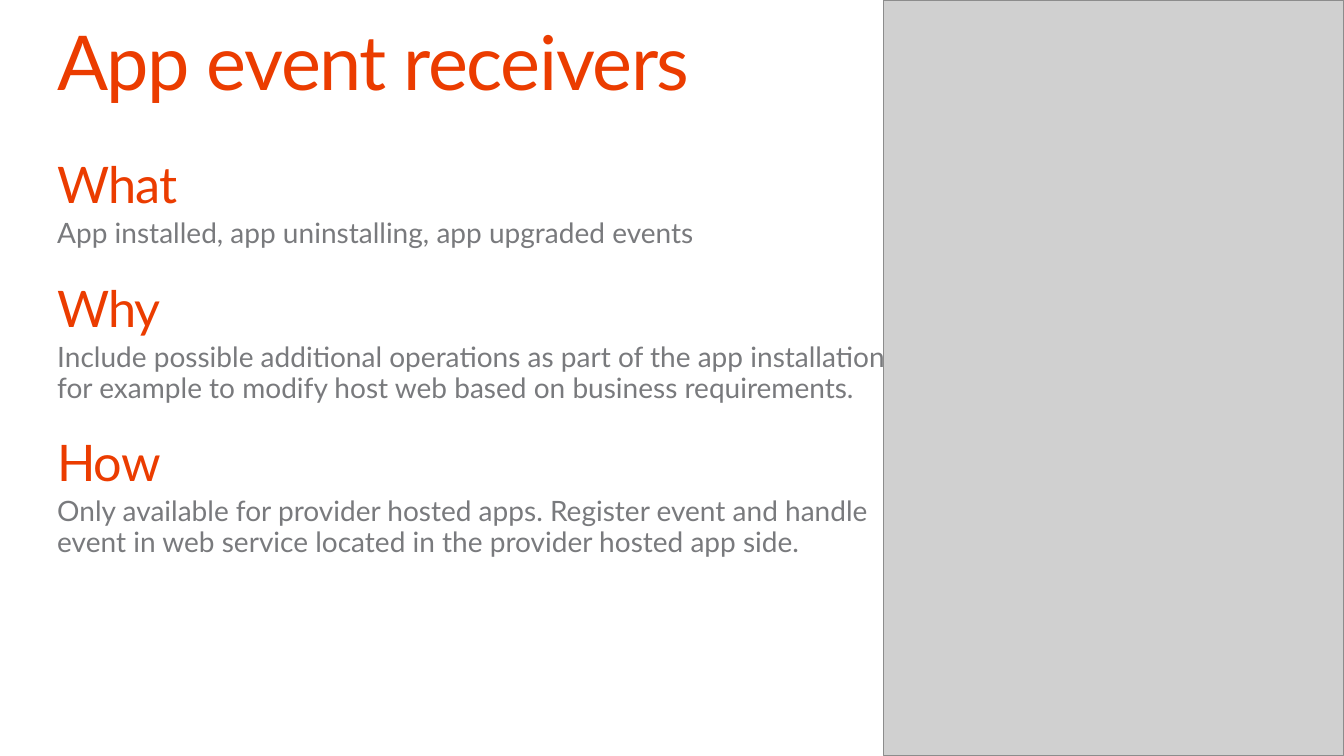
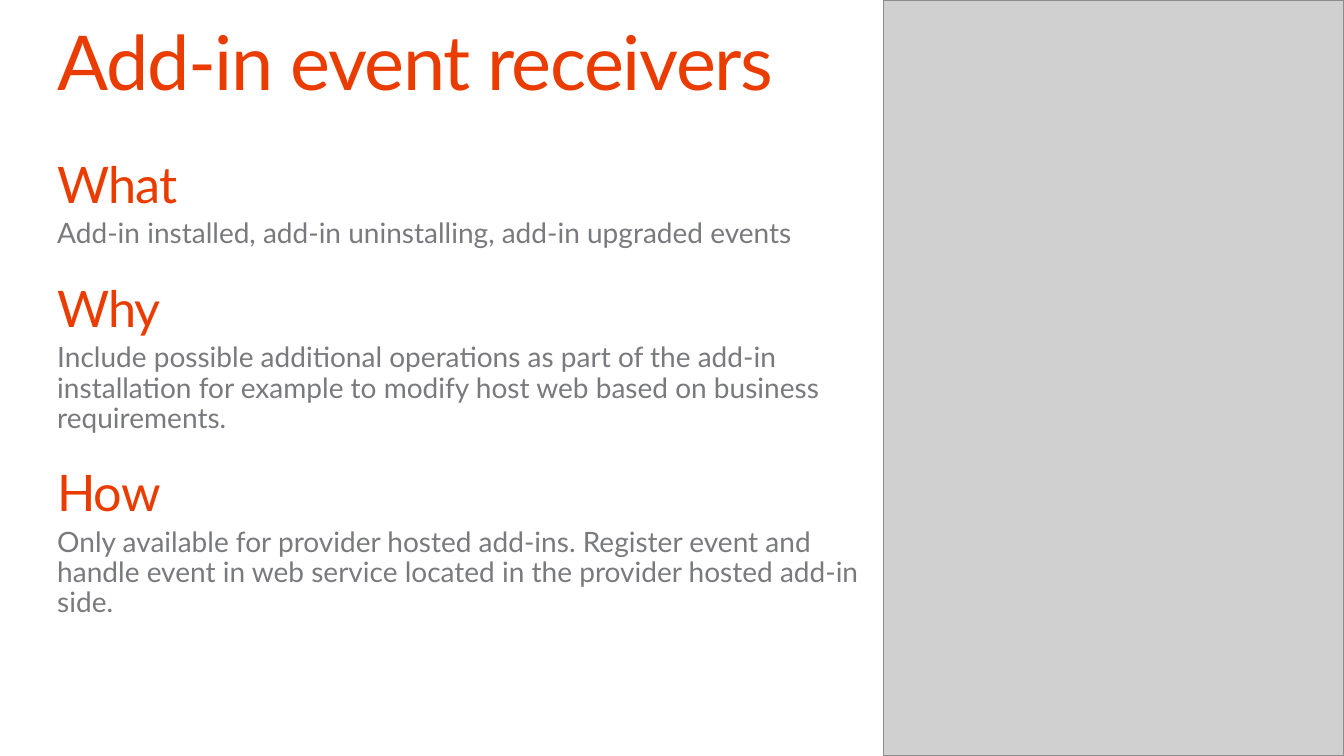
Before and after one commit to OfficeDev/TrainingContent, a slide deck: slide 31 of O3658/05 Using Remote Event Receivers and Remote Timer Jobs/5_RemoteTimersEvents.pptx. Drawn at 1344x756 pixels with LibreOffice and Linux fonts; fonts in the diff are those of the drawing; grey boxes stand for pictures; background and template pictures are left out. Boxes give left, top, right and bottom in pixels: in the first picture for what was removed or moved away, otherwise in the second. Text is boxed around its words. In the diff, an @@ line names an element or a change of style, - is before the commit and + after.

Commit message:
App to add-in change and few other polishing operations.

```diff
--- a/O3658/05 Using Remote Event Receivers and Remote Timer Jobs/5_RemoteTimersEvents.pptx
+++ b/O3658/05 Using Remote Event Receivers and Remote Timer Jobs/5_RemoteTimersEvents.pptx
@@ title at [57,34,773,91]: text changed @@
-App event receivers
+Add-in event receivers
@@ text at [57,222,791,248]: text changed @@
-  App installed, app uninstalling, app upgraded events
+  Add-in installed, add-in uninstalling, add-in upgraded events
@@ text at [57,346,819,433]: text changed @@
-  Include possible additional operations as part of the app installation for example to modify host web based on business requirements.
+  Include possible additional operations as part of the add-in installation for example to modify host web based on business requirements.
@@ text at [57,531,858,612]: text changed @@
-  Only available for provider hosted apps. Register event and handle event in web service located in the provider hosted app side.
+  Only available for provider hosted add-ins. Register event and handle event in web service located in the provider hosted add-in side.
```
Also in this commit, not shown: 16 other slides changed, 1 slide added, 1 slide removed, 6 other files.
